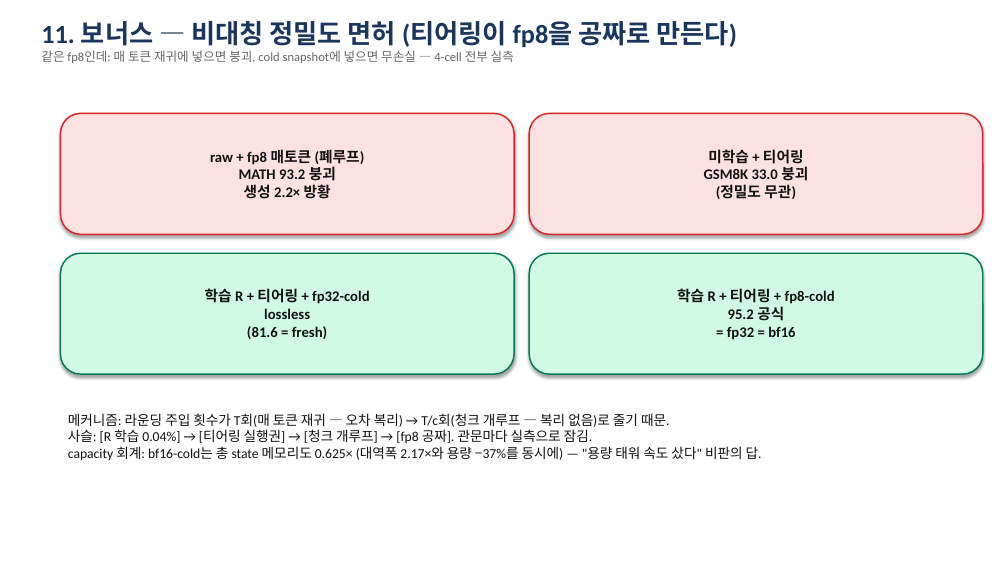
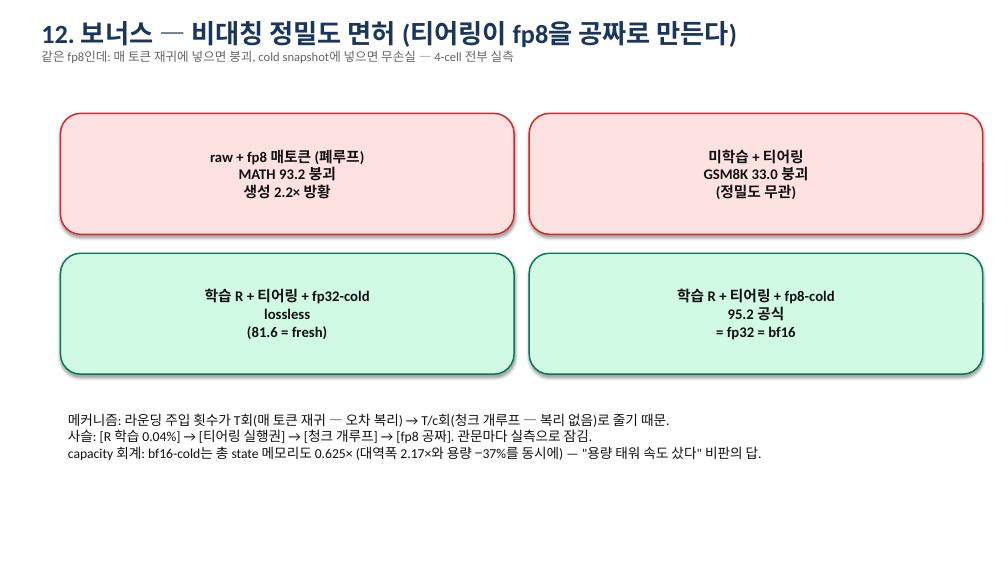
Before and after one commit to omin-Kwon/nested_ssm, a slide deck: slide 13 of docs/pitch_deck_tiering.pptx (slide 12 before the commit). Drawn at 1008x567 pixels with LibreOffice and Linux fonts; fonts in the diff are those of the drawing. Boxes give left, top, right and bottom in pixels: in the first picture for what was removed or moved away, otherwise in the second. Text is boxed around its words. In the diff, an @@ line names an element or a change of style, - is before the commit and + after.

```diff
--- a/docs/pitch_deck_tiering.pptx
+++ b/docs/pitch_deck_tiering.pptx
@@ text at <box>41,21,737,47</box>: text changed @@
-11. 보너스 — 비대칭 정밀도 면허 (티어링이 fp8을 공짜로 만든다)
+12. 보너스 — 비대칭 정밀도 면허 (티어링이 fp8을 공짜로 만든다)
```
Also in this commit, not shown: 5 other slides changed, 2 slides added, 1 slide removed, 1 other file.
